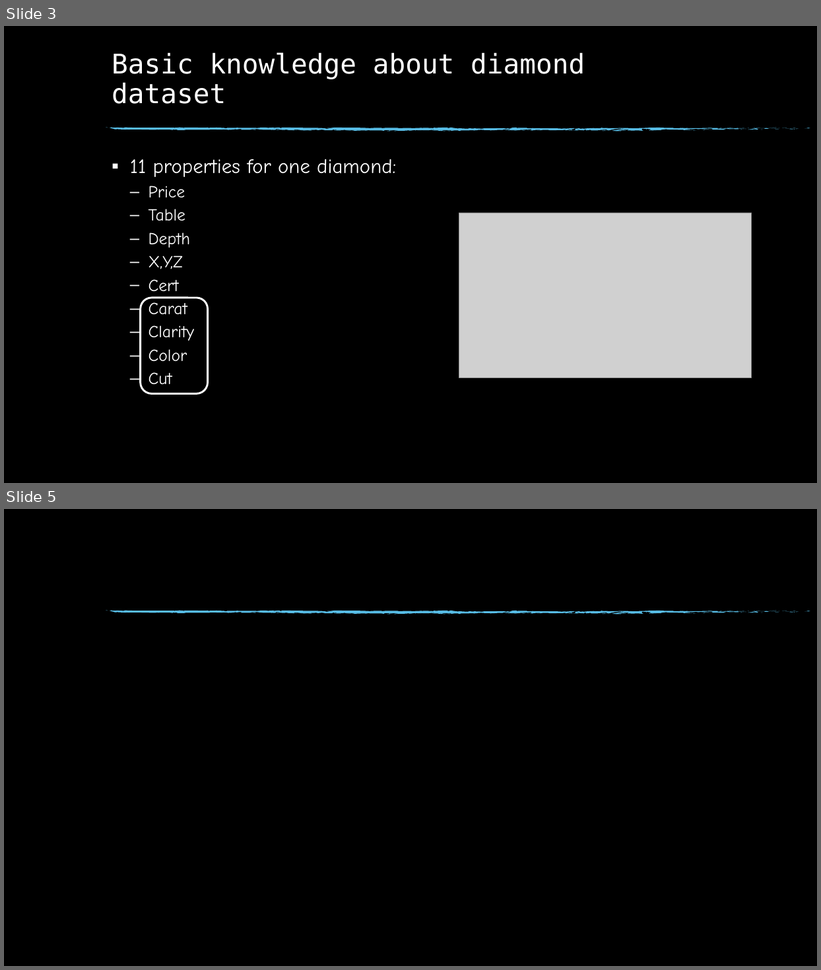
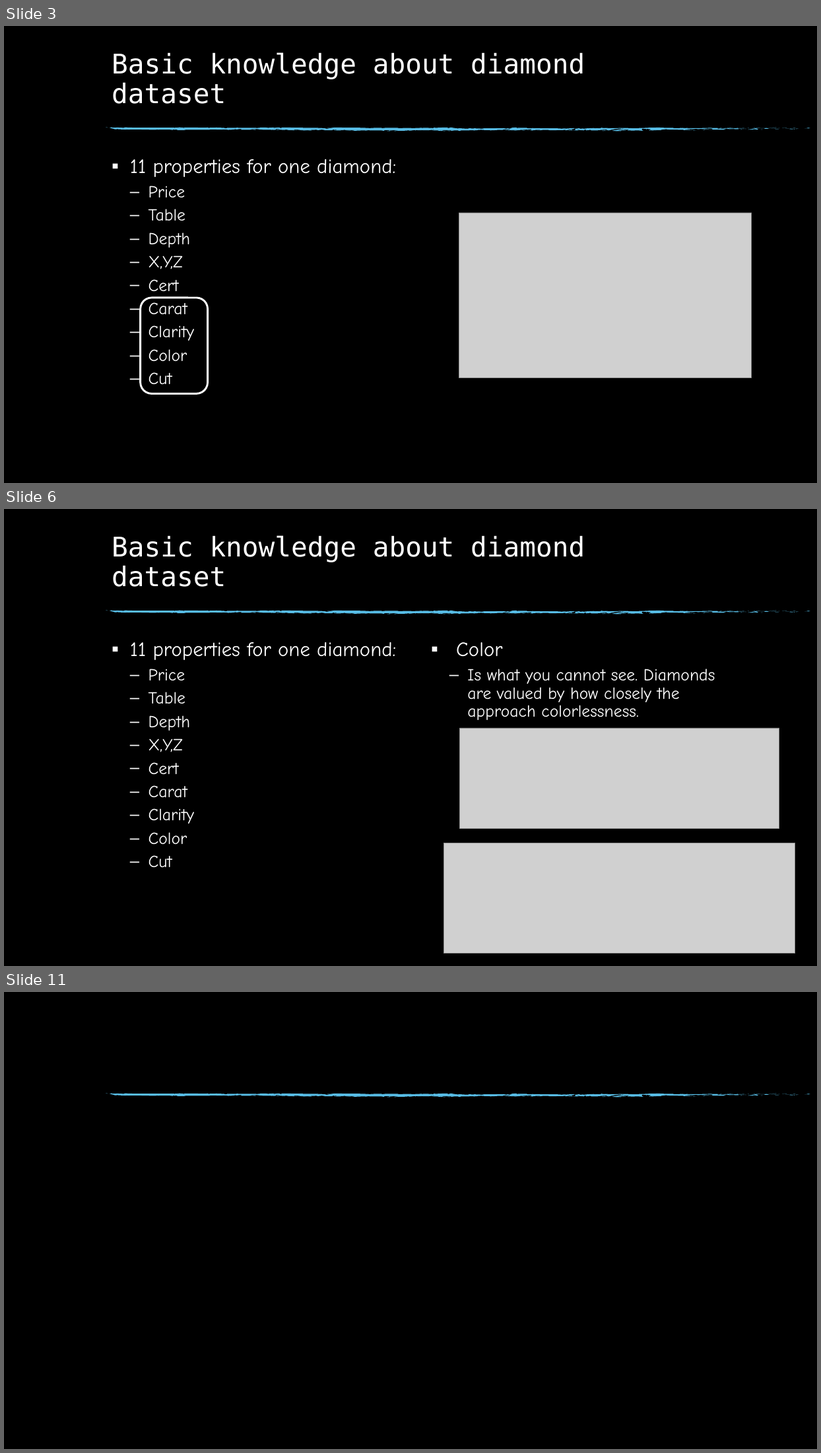
Before and after one commit to git874997967/graduate, a slide deck: diamonds.pptx. Shown one above the other, each under a label of ours: slides 3 and 5 before the commit, slides 3, 6 and 11 after it; the slides between them are not shown. The pictures are 821x970 and 821x1453 pixels, drawn with LibreOffice and Linux fonts; fonts in the diff are those of the drawing; grey boxes stand for pictures; background and template pictures are left out. Boxes give left, top, right and bottom in pixels: in the first picture for what was removed or moved away, otherwise in the second. Text is boxed around its words. In the diff, an @@ line names an element or a change of style, - is before the commit and + after.

```diff
--- a/diamonds.pptx
+++ b/diamonds.pptx
@@ slide 6 added at (4,509,817,966), background picture (left out); not listed: 74 template elements that a slide beside it also shows @@
@@ title added at (112,535,585,587), 32 pt, text #FFFFFF @@
+Basic knowledge about diamond dataset
@@ text added at (130,642,396,868), 20 pt, text #FFFFFF @@
+▪ 11 properties for one diamond:
+  – Price
+  – Table
+  – Depth
+  – X,Y,Z
+  – Cert
+  – Carat
+  – Clarity
+  – Color
+  – Cut
@@ text added at (456,642,715,720), 20 pt, text #FFFFFF @@
+▪ Color
+  – Is what you cannot see. Diamonds are valued by how closely the approach colorlessness.
@@ picture added at (459,728,780,828) @@
@@ picture added at (444,843,795,954) @@
@@ what was slide 5 is now slide 11 @@
```
Also in this commit, not shown: 2 slides changed, 5 other slides added, 1 other file.
